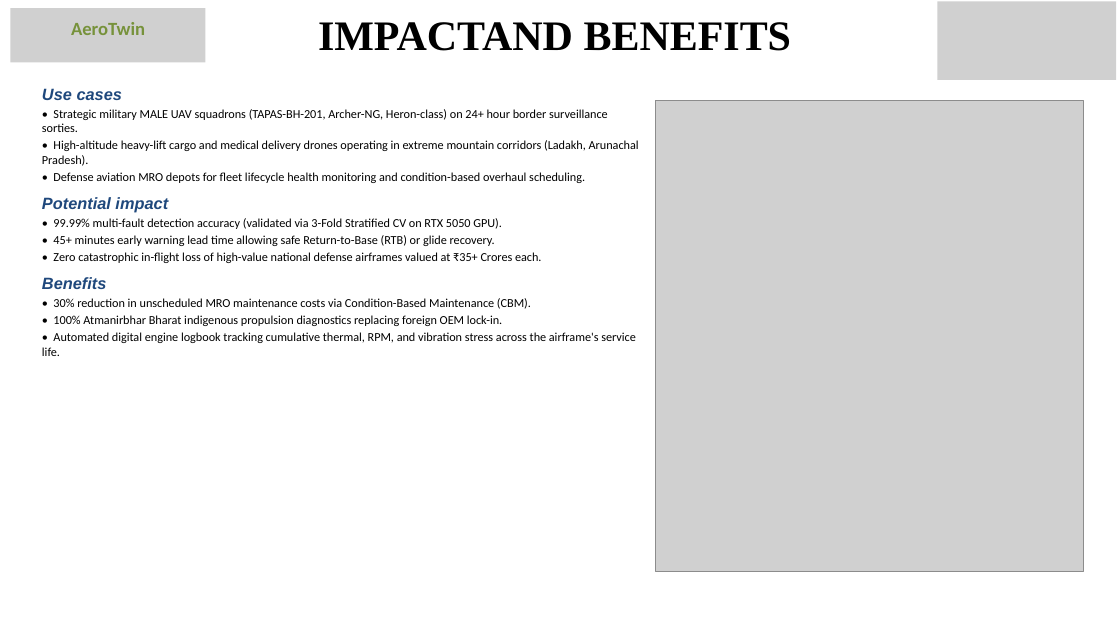
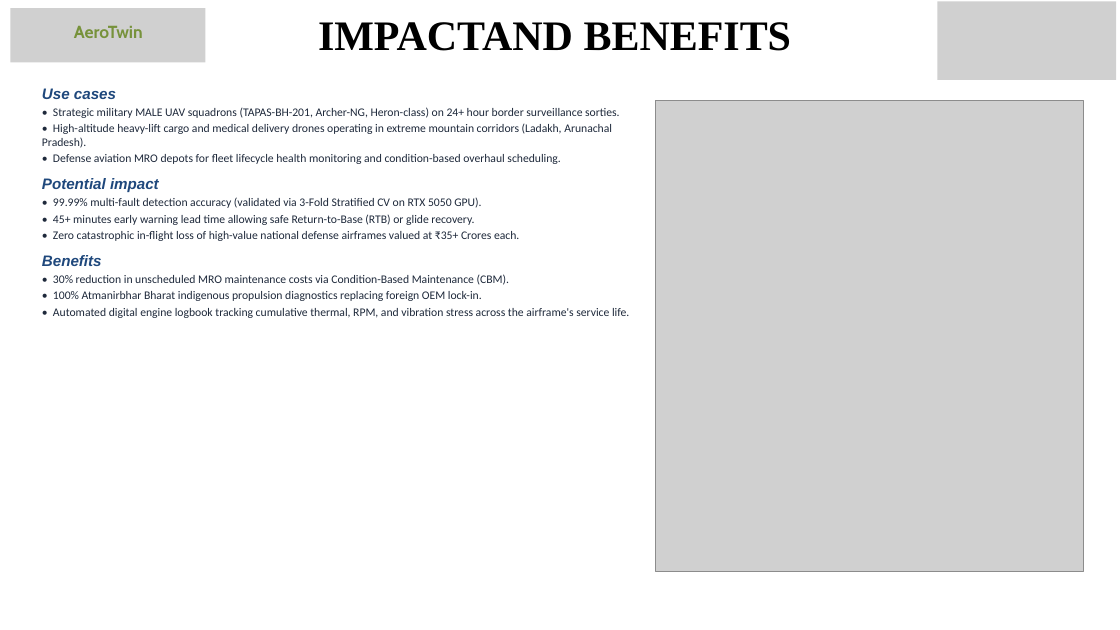
Before and after one commit to sanket-surya/Project-Shree-Ganesh-2, a slide deck: slide 5 of AeroTwin_SIH2026_Official_Presentation.pptx. Drawn at 1120x630 pixels with LibreOffice and Linux fonts; fonts in the diff are those of the drawing; grey boxes stand for pictures. Boxes give left, top, right and bottom in pixels: in the first picture for what was removed or moved away, otherwise in the second. Text is boxed around its words. In the diff, an @@ line names an element or a change of style, - is before the commit and + after.

Commit message:
Fix presentation layout: resolve text overlaps, align cards, replace foreign assets with defense visuals

```diff
--- a/AeroTwin_SIH2026_Official_Presentation.pptx
+++ b/AeroTwin_SIH2026_Official_Presentation.pptx
@@ text "AeroTwin" at [74, 26, 143, 38]: size 16 to 15 pt, font Calibri to Cabin @@
@@ text "Use cases" at [42, 88, 629, 318]: size 14 to 13 pt in "Use cases", "Potential impact", "Benefits"; size 10.5 to 10 pt, text colour #000000 to #1E293B @@
```
Also in this commit, not shown: 5 other slides changed, 1 other file.
